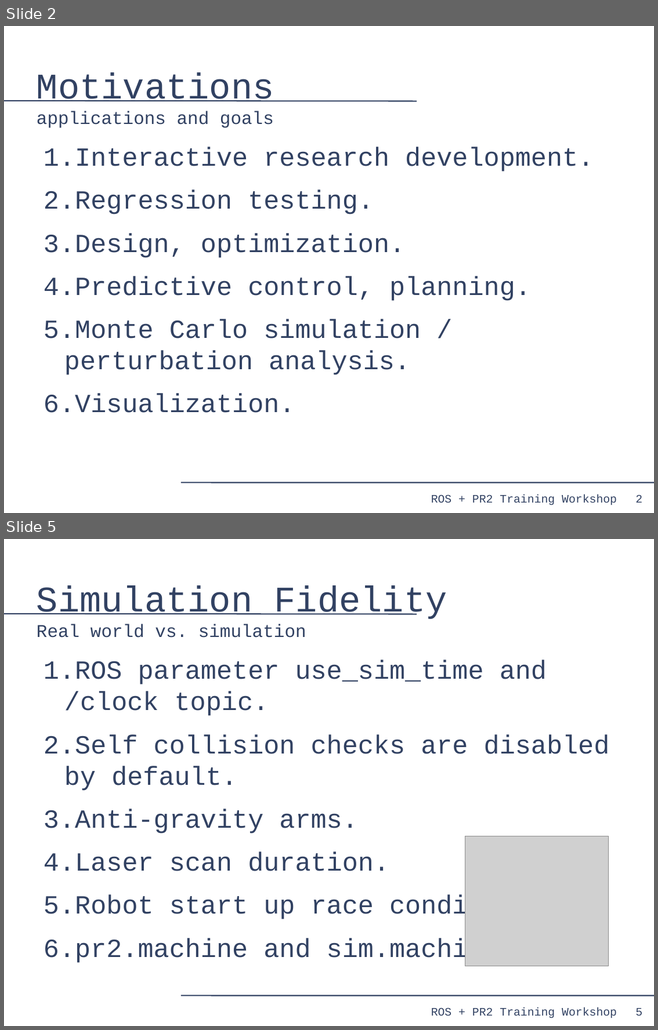
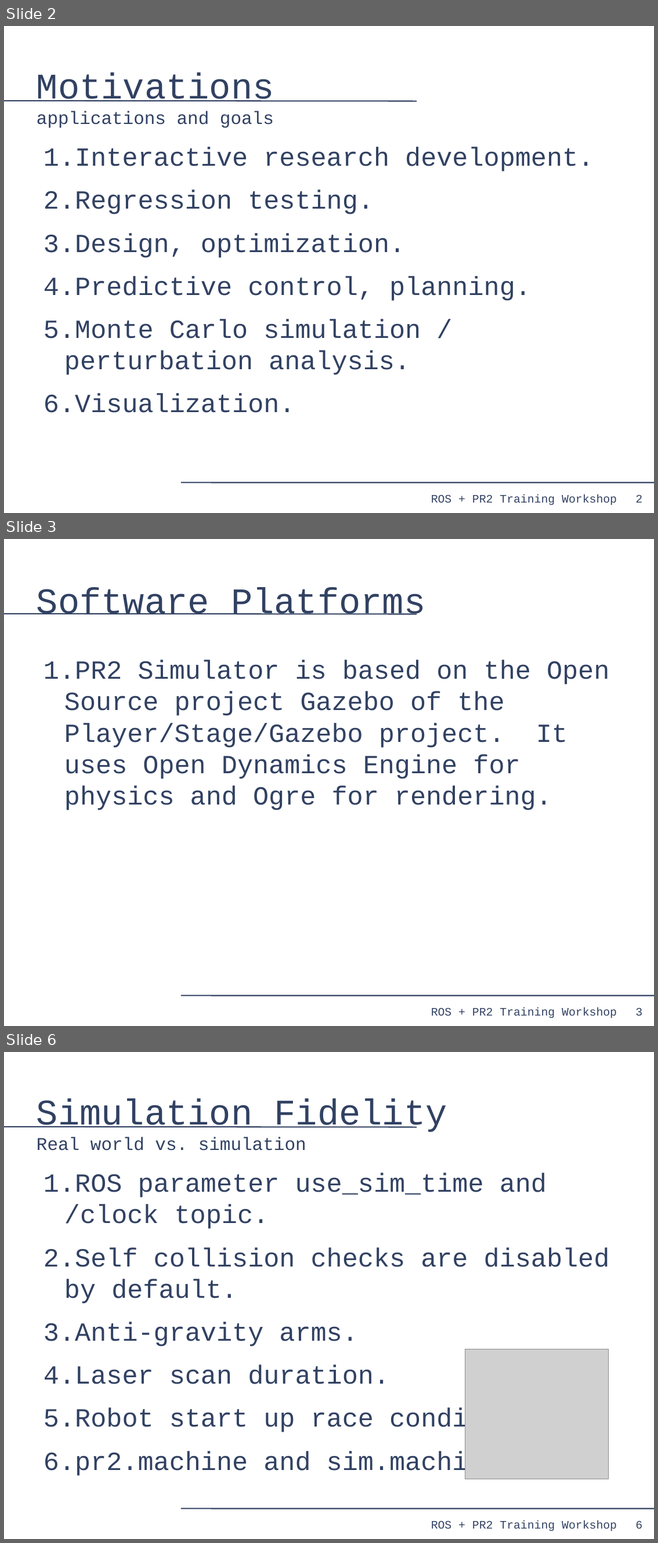
Before and after one commit to PR2/pr2_docs, a slide deck: pr2_training_workshop/simulation/simulation_training_workshop_rev2.odp. Shown one above the other, each under a label of ours: slides 2 and 5 before the commit, slides 2, 3 and 6 after it; the slides between them are not shown. The pictures are 658x1030 and 658x1543 pixels, drawn with LibreOffice and Linux fonts; fonts in the diff are those of the drawing; grey boxes stand for pictures. Boxes give left, top, right and bottom in pixels: in the first picture for what was removed or moved away, otherwise in the second. Text is boxed around its words. In the diff, an @@ line names an element or a change of style, - is before the commit and + after.

```diff
--- a/pr2_training_workshop/simulation/simulation_training_workshop_rev2.odp
+++ b/pr2_training_workshop/simulation/simulation_training_workshop_rev2.odp
@@ slide 3 added at <box>4,539,654,1026</box>, background #FFFFFF; not listed: 4 template elements that a slide beside it also shows @@
@@ title added at <box>36,588,425,615</box>, 44 pt, text #314162 @@
+Software Platforms
@@ text added at <box>43,660,609,810</box>, 32 pt, text #314162 @@
+1. PR2 Simulator is based on the Open Source project Gazebo of the Player/Stage/Gazebo project. It uses Open Dynamics Engine for physics and Ogre for rendering.
@@ what was slide 5 is now slide 6 @@
@@ page number at <box>635,1521,642,1529</box>: text changed @@
-5
+6
```
Also in this commit, not shown: 2 slides changed.
